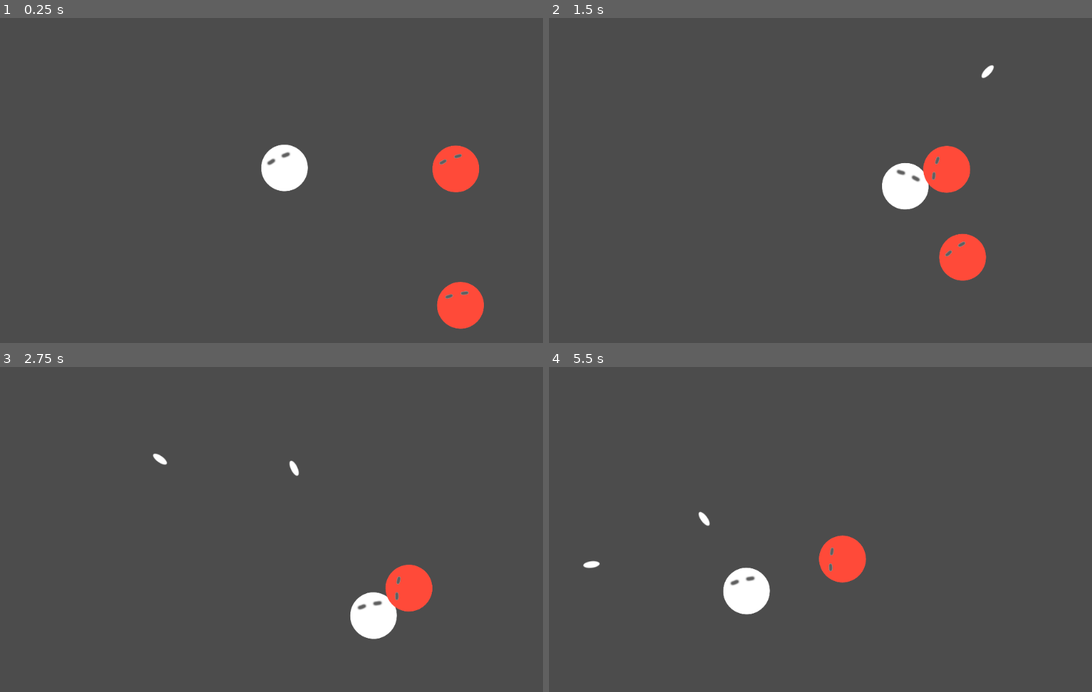
Above: before the commit, frames 1-4 (two rows, left to right).
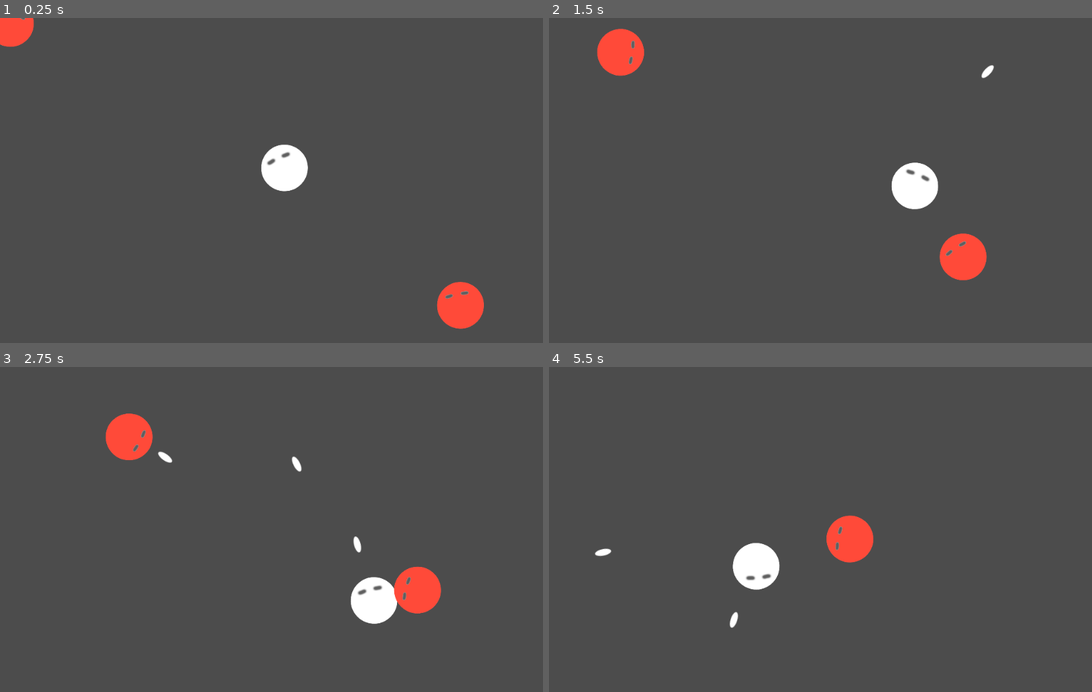
Above: after the commit, the same moments.

Repository: kmltml/gmtk2021
Game: Godot game, scene res://main.tscn
Same seed, same stepped clock (60 frames per second), same inputs: the game is played once before the commit and once after it. Sound files missing from this copy of the repository are replaced by a short silence.
Inputs (mouse positions are in pixels of both pictures, inside the frame that each line leads up to):
- Up to frame 1 (0.25 s): no input
- Up to frame 2 (1.5 s): move the mouse to (950, 164) at 0.52 s; press the mouse at (950, 164) at 0.53 s; hold D (move_right) 0.53-1.28 s; move the mouse to (717, 196) at 1.27 s; release the mouse at (717, 196) at 1.28 s; hold S (move_down) from 1.28 s (still down); click (717, 196) at 1.35 s
- Up to frame 3 (2.75 s): move the mouse to (331, 458) at 2.02 s; release S (move_down) at 2.03 s; press the mouse at (331, 458) at 2.03 s; hold D (move_right) from 2.03 s (still down)
- Up to frame 4 (5.5 s): move the mouse to (798, 594) at 2.77 s; release D (move_right) at 2.78 s; release the mouse at (798, 594) at 2.78 s; hold W (move_up) 2.78-3.53 s; click (798, 594) at 2.85 s; move the mouse to (994, 578) at 3.52 s; press the mouse at (994, 578) at 3.53 s; hold A (move_left) 3.53-5.03 s; move the mouse to (657, 480) at 4.27 s; release the mouse at (657, 480) at 4.28 s; click (657, 480) at 4.35 s; move the mouse to (853, 529) at 5.02 s; press the mouse at (853, 529) at 5.03 s; hold S (move_down) from 5.03 s (still down)

The runs differ from the first frame. In frame 1, 1.5% of the frame differs, in the area x 0-89%, y 0-54%; in frame 2, 2.6%; in frame 3, 2.6%; in frame 4, 2.8%, in the area x 6-60%, y 44-81%.

Commit message:
Add simple sound effects

Diff:
--- a/Monster.tscn
+++ b/Monster.tscn
@@ -3,16 +3,15 @@
 [ext_resource path="res://monster_movement.gd" type="Script" id=1]
 [ext_resource path="res://monster.png" type="Texture" id=2]
 
-[sub_resource type="PhysicsMaterial" id=1]
+[sub_resource type="PhysicsMaterial" id=3]
 friction = 0.0
 
 [sub_resource type="CircleShape2D" id=2]
 radius = 41.2699
 
 [node name="Monster" type="RigidBody2D"]
-position = Vector2( 860.785, 278.771 )
 collision_layer = 3
-physics_material_override = SubResource( 1 )
+physics_material_override = SubResource( 3 )
 script = ExtResource( 1 )
 
 [node name="player" type="Sprite" parent="."]
--- a/Player.tscn
+++ b/Player.tscn
@@ -1,8 +1,9 @@
-[gd_scene load_steps=5 format=2]
+[gd_scene load_steps=6 format=2]
 
 [ext_resource path="res://player_shoot.gd" type="Script" id=1]
 [ext_resource path="res://player_movement.gd" type="Script" id=2]
 [ext_resource path="res://player.png" type="Texture" id=3]
+[ext_resource path="res://shoot.wav" type="AudioStream" id=4]
 
 [sub_resource type="CircleShape2D" id=1]
 radius = 41.2699
@@ -32,3 +33,6 @@
 wait_time = 0.3
 script = ExtResource( 1 )
 bullet_speed = Vector2( 0, -560 )
+
+[node name="Sound" type="AudioStreamPlayer2D" parent="ShootOrigin"]
+stream = ExtResource( 4 )
--- a/bullet.gd
+++ b/bullet.gd
@@ -1,4 +1,6 @@
 extends Area2D
+
+const ExplodeSound = preload("res://explode.wav")
 
 export var speed = Vector2(0.0, 1.0)
 
@@ -13,8 +15,14 @@
     self.position += speed * delta
 
 func on_body_entered(body):
+    var audio = AudioStreamPlayer2D.new()
+    audio.stream = ExplodeSound
+    $"/root/Scene".add_child(audio)
+    audio.position = position
+    audio.play()
     body.queue_free()
     queue_free()
+    audio.connect("finished", audio, "queue_free")
 
 func update_rotation():
     self.rotation = atan2(speed.x, -speed.y)
--- a/main.tscn
+++ b/main.tscn
@@ -17,6 +17,8 @@
 position = Vector2( 864.785, 543.771 )
 
 [node name="LevelBounds" type="Area2D" parent="."]
+collision_layer = 31
+collision_mask = 31
 script = ExtResource( 4 )
 
 [node name="CollisionShape2D" type="CollisionShape2D" parent="LevelBounds"]
--- a/player_shoot.gd
+++ b/player_shoot.gd
@@ -25,6 +25,7 @@
     bullet.position = get_parent().global_position
     level.add_child(bullet)
     can_shoot = false
+    $"../Sound".play()
 
 
 func on_timeout():
Not shown, added: explode.wav.import
Not shown, added: shoot.wav.import
Not shown, added: explode.wav
Not shown, added: shoot.wav
